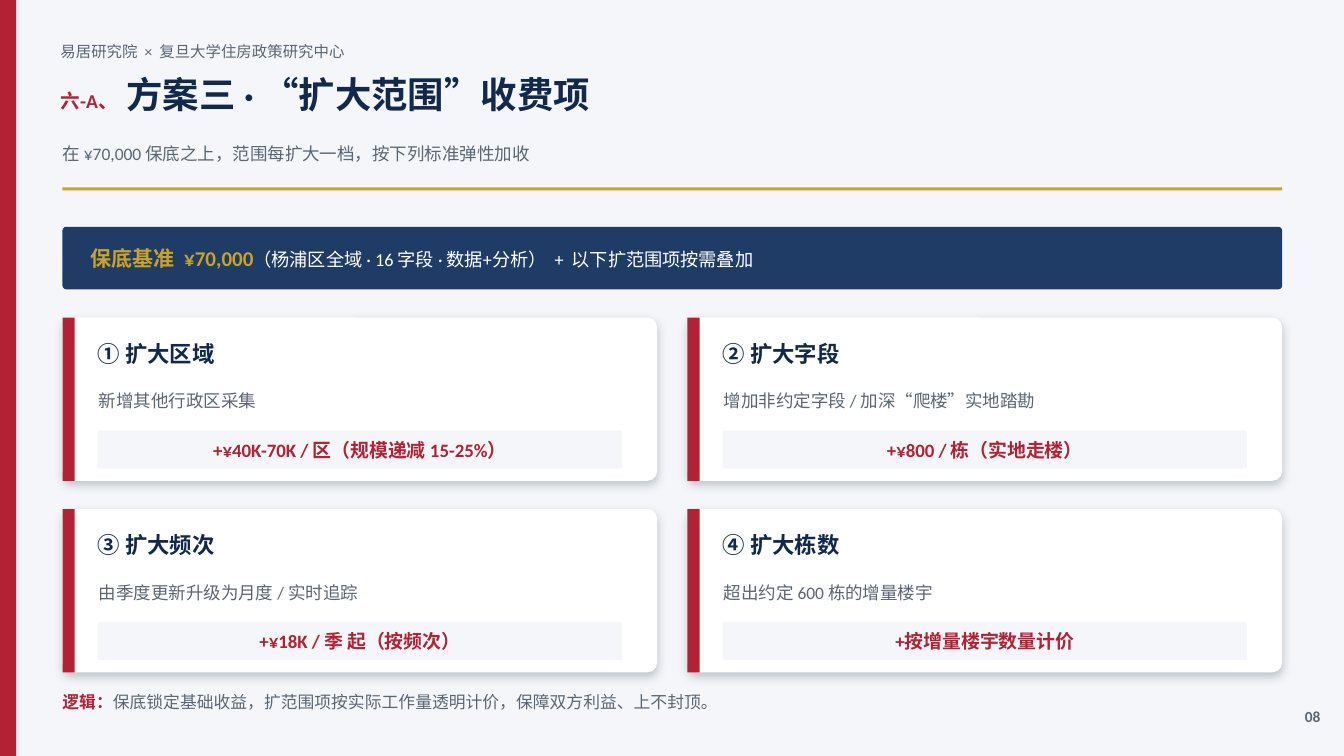
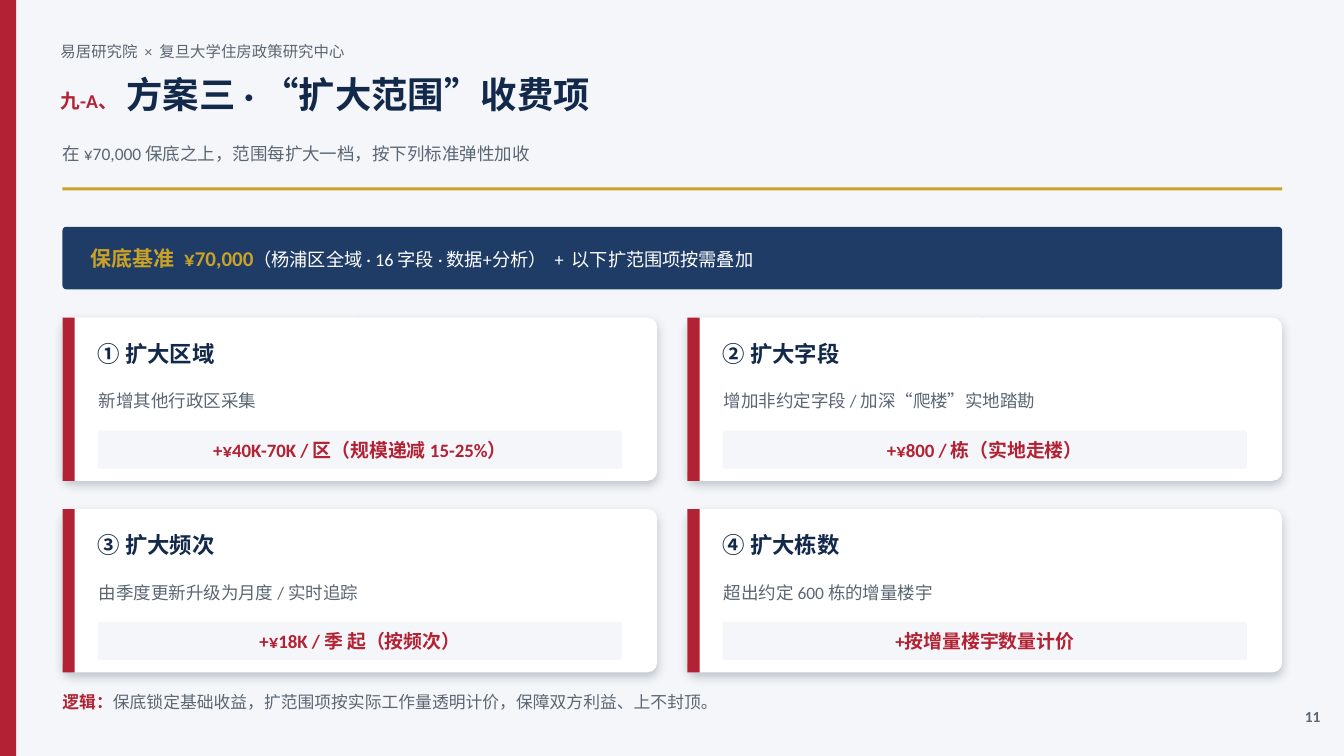
Before and after one commit to hujigang2010-maker/AIDEN, a slide deck: slide 11 of 易居研究院_复旦大学住房政策研究中心_合作方案.pptx (slide 8 before the commit). Drawn at 1344x756 pixels with LibreOffice and Linux fonts; fonts in the diff are those of the drawing. Boxes give left, top, right and bottom in pixels: in the first picture for what was removed or moved away, otherwise in the second. Text is boxed around its words. In the diff, an @@ line names an element or a change of style, - is before the commit and + after.

```diff
--- a/易居研究院_复旦大学住房政策研究中心_合作方案.pptx
+++ b/易居研究院_复旦大学住房政策研究中心_合作方案.pptx
@@ text at [60, 76, 590, 112]: text changed @@
-六-A、 方案三 · “扩大范围”收费项
+九-A、 方案三 · “扩大范围”收费项
@@ text at [1305, 712, 1321, 722]: text changed @@
-08
+11
```
Also in this commit, not shown: 11 other slides changed, 3 slides added, 1 other file.
